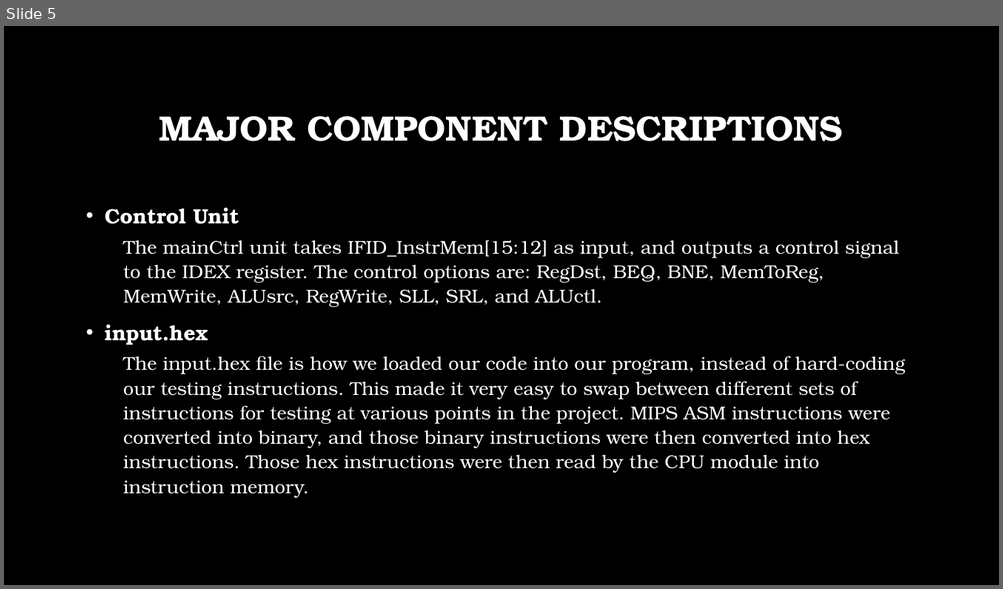
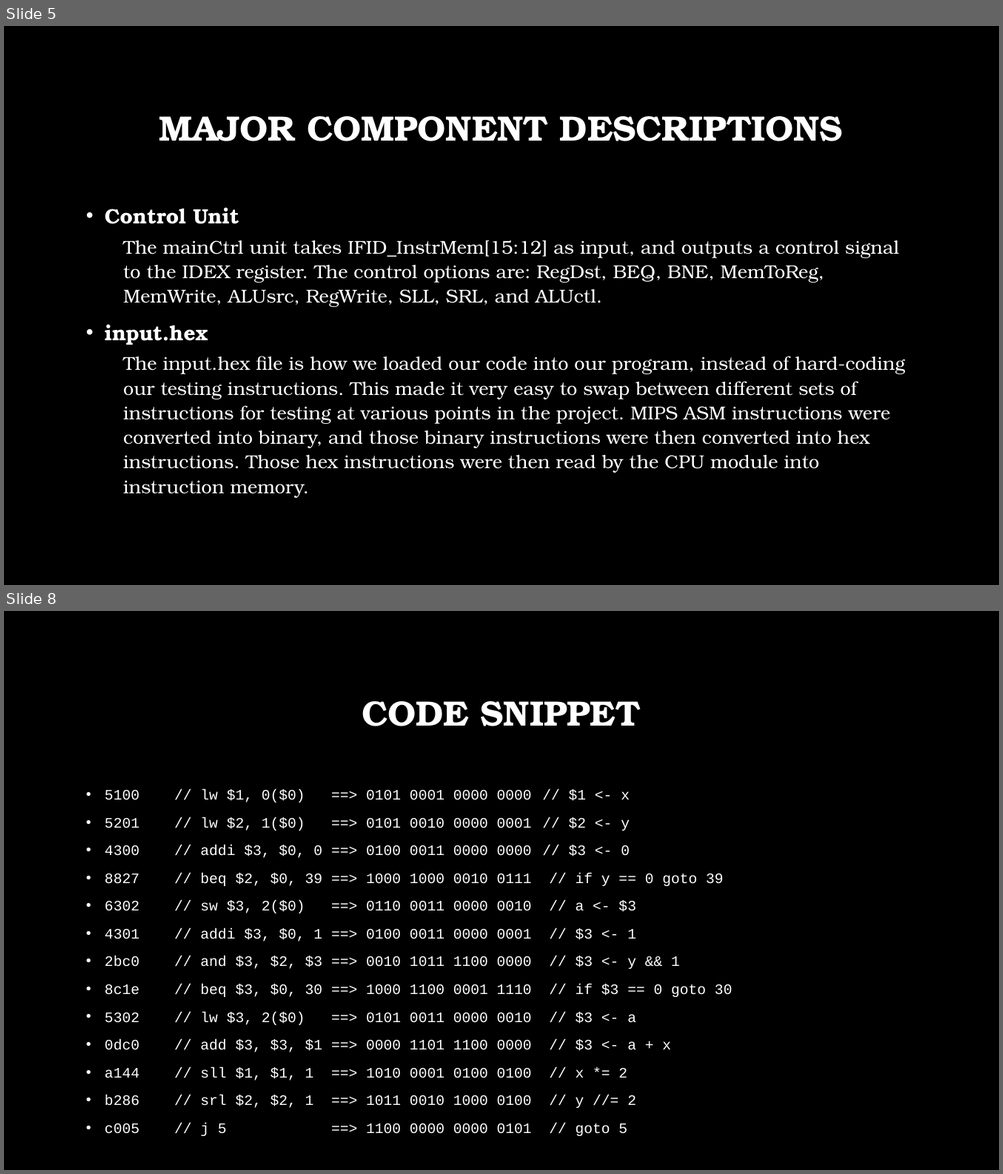
Before and after one commit to reishka/cs385-finalProject, a slide deck: CS385 Final Project.pptx. Shown one above the other, each under a label of ours: slide 5 before the commit, slides 5 and 8 after it; the slides between them are not shown. The pictures are 1003x589 and 1003x1174 pixels, drawn with LibreOffice and Linux fonts; fonts in the diff are those of the drawing; background and template pictures are left out. Boxes give left, top, right and bottom in pixels: in the first picture for what was removed or moved away, otherwise in the second. Text is boxed around its words. In the diff, an @@ line names an element or a change of style, - is before the commit and + after.

```diff
--- a/CS385 Final Project.pptx
+++ b/CS385 Final Project.pptx
@@ slide 8 added at (x1=4, y1=611, x2=999, y2=1170), background picture (left out) @@
@@ title added at (x1=361, y1=701, x2=640, y2=726), 34 pt, text #FFFFFF, bold @@
+CODE SNIPPET
@@ text added at (x1=105, y1=789, x2=732, y2=1136), 14 pt, text #FFFFFF @@
+• 5100 // lw $1, 0($0) ==> 0101 0001 0000 0000 // $1 <- x
+• 5201 // lw $2, 1($0) ==> 0101 0010 0000 0001 // $2 <- y
+• 4300 // addi $3, $0, 0 ==> 0100 0011 0000 0000 // $3 <- 0
+• 8827 // beq $2, $0, 39 ==> 1000 1000 0010 0111 // if y == 0 goto 39
+• 6302 // sw $3, 2($0) ==> 0110 0011 0000 0010 // a <- $3
+• 4301 // addi $3, $0, 1 ==> 0100 0011 0000 0001 // $3 <- 1
+• 2bc0 // and $3, $2, $3 ==> 0010 1011 1100 0000 // $3 <- y && 1
+• 8c1e // beq $3, $0, 30 ==> 1000 1100 0001 1110 // if $3 == 0 goto 30
+• 5302 // lw $3, 2($0) ==> 0101 0011 0000 0010 // $3 <- a
+• 0dc0 // add $3, $3, $1 ==> 0000 1101 1100 0000 // $3 <- a + x
+• a144 // sll $1, $1, 1 ==> 1010 0001 0100 0100 // x *= 2
+• b286 // srl $2, $2, 1 ==> 1011 0010 1000 0100 // y //= 2
+• c005 // j 5 ==> 1100 0000 0000 0101 // goto 5
```
Also in this commit, not shown: 2 other slides added.
